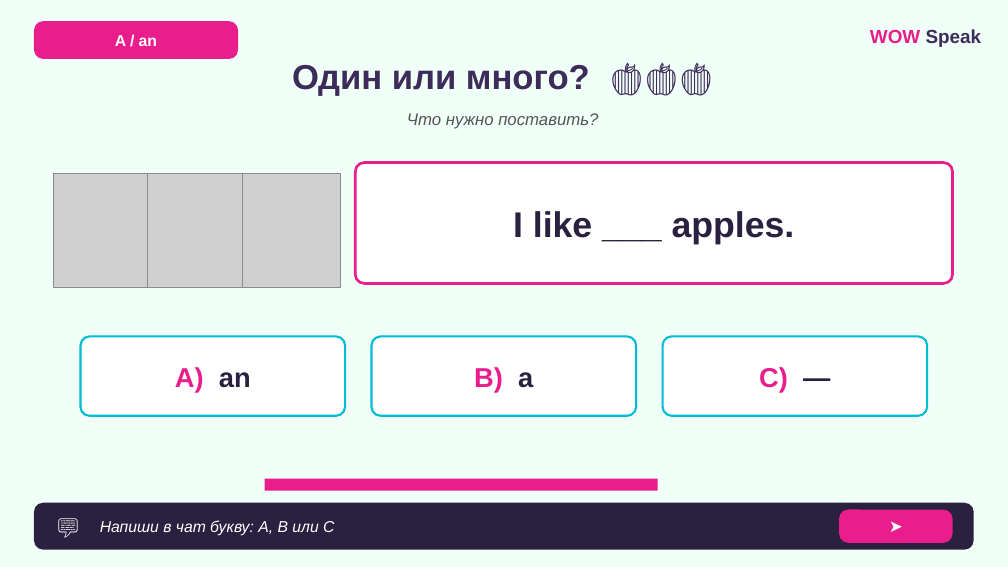
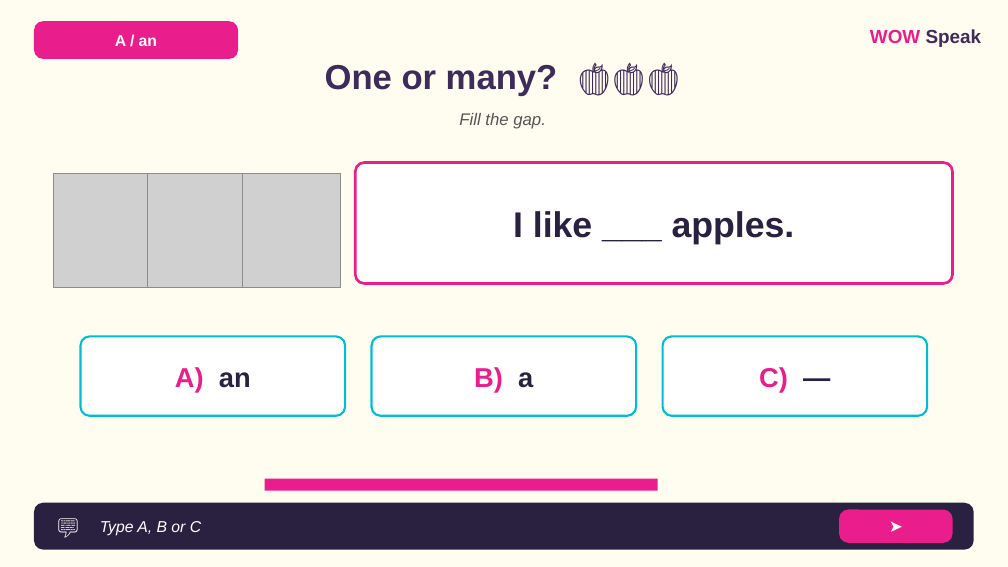
Before and after one commit to wowspeakschool-lang/classroom, a slide deck: slide 15 of vebinary/03.12_A-an/7-9/WOW_Speak_A_An_Food_7-9_LESSON.pptx (slide 14 before the commit). Drawn at 1008x567 pixels with LibreOffice and Linux fonts; fonts in the diff are those of the drawing; grey boxes stand for pictures. Boxes give left, top, right and bottom in pixels: in the first picture for what was removed or moved away, otherwise in the second. Text is boxed around its words. In the diff, an @@ line names an element or a change of style, - is before the commit and + after.

```diff
--- a/vebinary/03.12_A-an/7-9/WOW_Speak_A_An_Food_7-9_LESSON.pptx
+++ b/vebinary/03.12_A-an/7-9/WOW_Speak_A_An_Food_7-9_LESSON.pptx
@@ background #F0FFF7 to #FFFDF0 @@
@@ text at bbox=[325, 65, 558, 96]: text changed @@
-Один или много? 🍎🍎🍎
+One or many? 🍎🍎🍎
@@ text at bbox=[459, 113, 546, 129]: text changed @@
-Что нужно поставить?
+Fill the gap.
@@ text at bbox=[100, 521, 201, 536]: text changed @@
-Напиши в чат букву: A, B или C
+Type A, B or C
```
Also in this commit, not shown: 19 other slides changed, 4 slides added, 3 slides removed, 9 other files.
